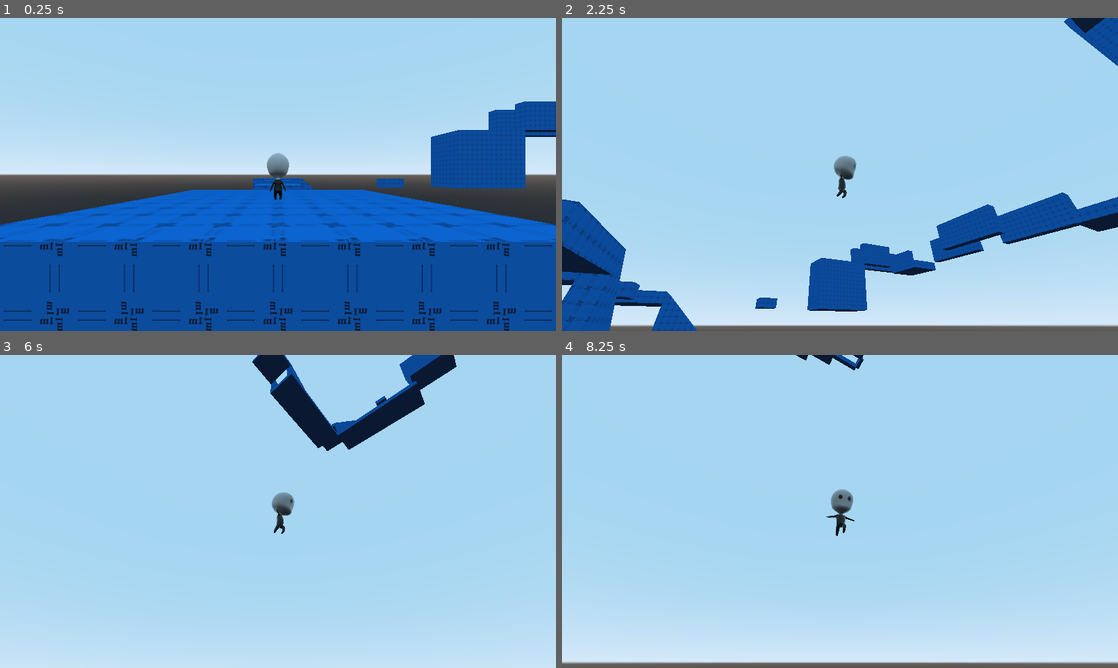
Above: before the commit, frames 1-4 (two rows, left to right).
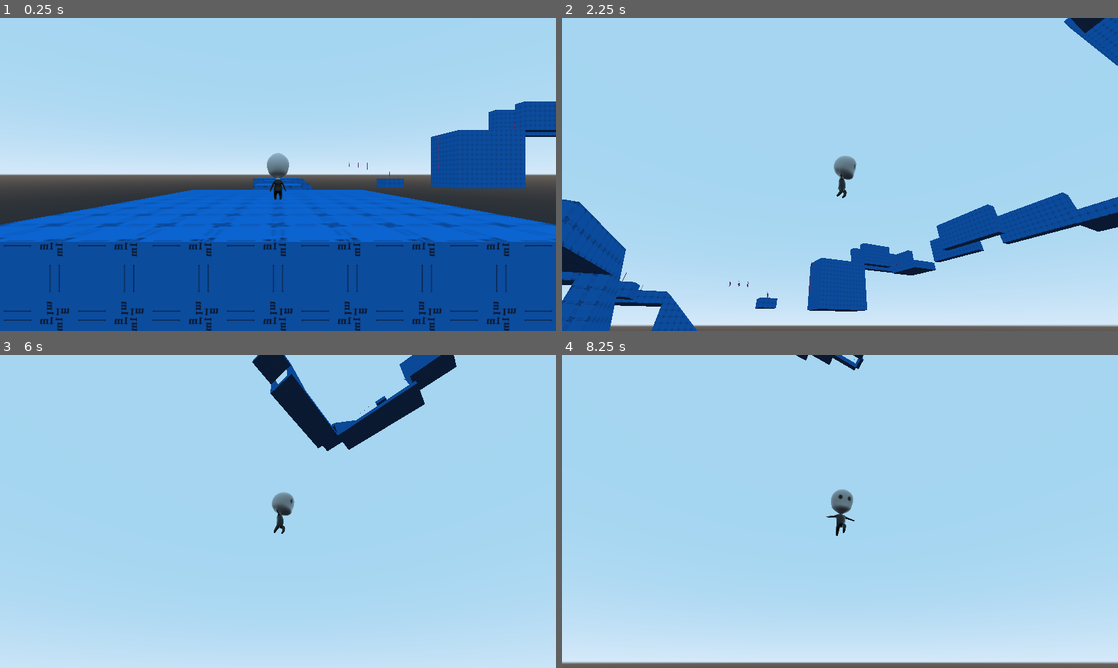
Above: after the commit, the same moments.

Repository: elegist/skyjumper
Game: Godot game, scene res://src/Main.tscn
The game is run twice, just before and just after one commit, with the same random seed, the same clock (stepped at 60 frames per second) and the same inputs.
Inputs (mouse positions are in pixels of both pictures, inside the frame that each line leads up to):
- Up to frame 1 (0.25 s): no input
- Up to frame 2 (2.25 s): move the mouse to (962, 158) at 0.52 s; hold D (move_right) 0.53-1.28 s; hold Shift (dash) 0.53-1.28 s; tap Space (jump) at 0.77, 1.52 s; move the mouse to (728, 190) at 1.27 s; hold S (move_down) 1.28-2.03 s; tap Shift (dash) at 1.35 s; move the mouse to (895, 105) at 2.02 s; hold D (move_right) from 2.03 s (still down); hold Shift (dash) from 2.03 s (still down)
- Up to frame 3 (6 s): move the mouse to (250, 574) at 2.77 s; release D (move_right) at 2.78 s; release Shift (dash) at 2.78 s; hold W (move_up) 2.78-3.53 s; tap Shift (dash) at 2.85, 4.35, 5.85 s; tap Space (jump) at 3.02, 3.77, 4.25, 4.52 s; tap Enter at 3.5, 5.75 s; move the mouse to (444, 558) at 3.52 s; hold Shift (dash) 3.53-4.28 s; hold A (move_left) 3.53-5.03 s; move the mouse to (111, 464) at 4.27 s; move the mouse to (305, 511) at 5.02 s; hold S (move_down) 5.03-5.78 s; hold Shift (dash) 5.03-5.78 s; move the mouse to (194, 433) at 5.77 s; hold D (move_right) from 5.78 s (still down)
- Up to frame 4 (8.25 s): tap Space (jump) at 6.02, 6.77, 7.25, 7.52 s; move the mouse to (962, 495) at 6.52 s; release D (move_right) at 6.53 s; hold W (move_up) 6.53-7.28 s; hold Shift (dash) 6.53-7.28 s; move the mouse to (728, 527) at 7.27 s; hold D (move_right) 7.28-8.03 s; tap Shift (dash) at 7.35 s; move the mouse to (895, 442) at 8.02 s; hold S (move_down) from 8.03 s (still down); hold Shift (dash) from 8.03 s (still down)

The runs differ from the first frame. In frame 1, less than 0.1% of the frame differs, in the area x 49-93%, y 33-52%; in frame 2, less than 0.1%, in the area x 10-61%, y 78-90%; in frame 3, less than 0.1%; in frame 4, less than 0.1%.

Commit message:
Add feathers

Diff:
--- /dev/null
+++ b/assets/noisetexture/noisetexture.tres
@@ -0,0 +1,7 @@
+[gd_resource type="NoiseTexture" load_steps=2 format=2]
+
+[sub_resource type="OpenSimplexNoise" id=1]
+
+[resource]
+seamless = true
+noise = SubResource( 1 )
--- a/src/Main.tscn
+++ b/src/Main.tscn
@@ -1,8 +1,9 @@
-[gd_scene load_steps=4 format=2]
+[gd_scene load_steps=5 format=2]
 
 [ext_resource path="res://src/Main.gd" type="Script" id=1]
 [ext_resource path="res://src/player/Player.tscn" type="PackedScene" id=2]
 [ext_resource path="res://assets/prototypecubes/Material_007.material" type="Material" id=3]
+[ext_resource path="res://src/collectables/Feather.tscn" type="PackedScene" id=4]
 
 [node name="Main" type="Node"]
 script = ExtResource( 1 )
@@ -296,3 +297,68 @@
 polygon = PoolVector2Array( 0, -7, 0, 1, 0, 1, 9, -7 )
 depth = 2.0
 material = ExtResource( 3 )
+
+[node name="Feathers" type="Spatial" parent="Stage01"]
+
+[node name="Feather" parent="Stage01/Feathers" instance=ExtResource( 4 )]
+transform = Transform( 1, 0, 0, 0, 1, 0, 0, 0, 1, 0, 0, 12 )
+
+[node name="Feather2" parent="Stage01/Feathers" instance=ExtResource( 4 )]
+transform = Transform( 1, 0, 0, 0, 1, 0, 0, 0, 1, 0, -1, 20 )
+
+[node name="Feather3" parent="Stage01/Feathers" instance=ExtResource( 4 )]
+transform = Transform( 1, 0, 0, 0, 1, 0, 0, 0, 1, 0, 0, 28 )
+
+[node name="Feather4" parent="Stage01/Feathers" instance=ExtResource( 4 )]
+transform = Transform( 1, 0, 0, 0, 1, 0, 0, 0, 1, 0, 0, 42 )
+
+[node name="Feather5" parent="Stage01/Feathers" instance=ExtResource( 4 )]
+transform = Transform( -4.37114e-08, 0, -1, 0, 1, 0, 1, 0, -4.37114e-08, -16, 2, 42 )
+
+[node name="Feather6" parent="Stage01/Feathers" instance=ExtResource( 4 )]
+transform = Transform( -4.37114e-08, 0, -1, 0, 1, 0, 1, 0, -4.37114e-08, -18, 2, 42 )
+
+[node name="Feather7" parent="Stage01/Feathers" instance=ExtResource( 4 )]
+transform = Transform( -4.37114e-08, 0, -1, 0, 1, 0, 1, 0, -4.37114e-08, -20, 2, 42 )
+
+[node name="Feather8" parent="Stage01/Feathers" instance=ExtResource( 4 )]
+transform = Transform( -4.37114e-08, 0, -1, 0, 1, 0, 1, 0, -4.37114e-08, -25, 0, 42 )
+
+[node name="Feather9" parent="Stage01/Feathers" instance=ExtResource( 4 )]
+transform = Transform( -4.37114e-08, 0, -1, 0, 1, 0, 1, 0, -4.37114e-08, -36, 2, 42 )
+
+[node name="Feather10" parent="Stage01/Feathers" instance=ExtResource( 4 )]
+transform = Transform( -4.37114e-08, 0, -1, 0, 1, 0, 1, 0, -4.37114e-08, -36, 4, 42 )
+
+[node name="Feather11" parent="Stage01/Feathers" instance=ExtResource( 4 )]
+transform = Transform( -4.37114e-08, 0, -1, 0, 1, 0, 1, 0, -4.37114e-08, -36, 6, 42 )
+
+[node name="Feather12" parent="Stage01/Feathers" instance=ExtResource( 4 )]
+transform = Transform( -4.37114e-08, 0, -1, 0, 1, 0, 1, 0, -4.37114e-08, -36, 8, 42 )
+
+[node name="Feather13" parent="Stage01/Feathers" instance=ExtResource( 4 )]
+transform = Transform( -4.37114e-08, 0, -1, 0, 1, 0, 1, 0, -4.37114e-08, -54, 11, 43 )
+
+[node name="Feather14" parent="Stage01/Feathers" instance=ExtResource( 4 )]
+transform = Transform( -4.37114e-08, 0, -1, 0, 1, 0, 1, 0, -4.37114e-08, -56, 11, 43 )
+
+[node name="Feather15" parent="Stage01/Feathers" instance=ExtResource( 4 )]
+transform = Transform( -4.37114e-08, 0, -1, 0, 1, 0, 1, 0, -4.37114e-08, -58, 11, 43 )
+
+[node name="Feather16" parent="Stage01/Feathers" instance=ExtResource( 4 )]
+transform = Transform( -4.37114e-08, 0, -1, 0, 1, 0, 1, 0, -4.37114e-08, -60, 11, 43 )
+
+[node name="Feather17" parent="Stage01/Feathers" instance=ExtResource( 4 )]
+transform = Transform( -4.37114e-08, 0, -1, 0, 1, 0, 1, 0, -4.37114e-08, -62, 11, 43 )
+
+[node name="Feather18" parent="Stage01/Feathers" instance=ExtResource( 4 )]
+transform = Transform( -4.37114e-08, 0, -1, 0, 1, 0, 1, 0, -4.37114e-08, -64, 11, 43 )
+
+[node name="Feather19" parent="Stage01/Feathers" instance=ExtResource( 4 )]
+transform = Transform( -4.37114e-08, 0, -1, 0, 1, 0, 1, 0, -4.37114e-08, -66, 11, 43 )
+
+[node name="Feather20" parent="Stage01/Feathers" instance=ExtResource( 4 )]
+transform = Transform( -1, 0, 1.50996e-07, 0, 1, 0, -1.50996e-07, 0, -1, -66, 11, 41 )
+
+[node name="Feather21" parent="Stage01/Feathers" instance=ExtResource( 4 )]
+transform = Transform( -1, 0, 1.50996e-07, 0, 1, 0, -1.50996e-07, 0, -1, -66, 11, 39 )
--- /dev/null
+++ b/src/collectables/Feather.gd
@@ -0,0 +1,16 @@
+extends Area
+
+onready var collision_shape = $CollisionShape
+onready var animation_player = $feather/AnimationPlayer
+
+func _ready() -> void:
+	animation_player.play("Idle")
+
+func destroy() -> void:
+	queue_free()
+
+func _on_Feather_body_entered(body: Node) -> void:
+	if body.name == "Player":
+		collision_shape.disabled = true
+		body.add_collectable()
+		animation_player.play("Dissolve")
--- /dev/null
+++ b/src/collectables/Feather.tscn
@@ -0,0 +1,89 @@
+[gd_scene load_steps=7 format=2]
+
+[ext_resource path="res://src/collectables/MaterialFeather.tres" type="Material" id=1]
+[ext_resource path="res://assets/collectables/feather.glb" type="PackedScene" id=2]
+[ext_resource path="res://src/collectables/Feather.gd" type="Script" id=3]
+
+[sub_resource type="BoxShape" id=1]
+resource_local_to_scene = true
+extents = Vector3( 0.390534, 0.980612, 0.358022 )
+
+[sub_resource type="Animation" id=2]
+resource_name = "Dissolve"
+length = 1.1
+tracks/0/type = "value"
+tracks/0/path = NodePath("Feather:material/0:shader_param/Value")
+tracks/0/interp = 1
+tracks/0/loop_wrap = true
+tracks/0/imported = false
+tracks/0/enabled = true
+tracks/0/keys = {
+"times": PoolRealArray( 0, 1 ),
+"transitions": PoolRealArray( 0.5, 1 ),
+"update": 0,
+"values": [ -1.0, 1.0 ]
+}
+tracks/1/type = "method"
+tracks/1/path = NodePath("..")
+tracks/1/interp = 1
+tracks/1/loop_wrap = true
+tracks/1/imported = false
+tracks/1/enabled = true
+tracks/1/keys = {
+"times": PoolRealArray( 1.1 ),
+"transitions": PoolRealArray( 1 ),
+"values": [ {
+"args": [  ],
+"method": "destroy"
+} ]
+}
+
+[sub_resource type="Animation" id=3]
+resource_name = "Idle"
+length = 2.5
+loop = true
+tracks/0/type = "value"
+tracks/0/path = NodePath("Feather:translation")
+tracks/0/interp = 2
+tracks/0/loop_wrap = true
+tracks/0/imported = false
+tracks/0/enabled = true
+tracks/0/keys = {
+"times": PoolRealArray( 0, 0.5, 1 ),
+"transitions": PoolRealArray( 1, 1, 1 ),
+"update": 0,
+"values": [ Vector3( 0, 0, 0 ), Vector3( 0, 0.2, 0 ), Vector3( 0, 0, 0 ) ]
+}
+tracks/1/type = "value"
+tracks/1/path = NodePath("Feather:rotation_degrees")
+tracks/1/interp = 2
+tracks/1/loop_wrap = true
+tracks/1/imported = false
+tracks/1/enabled = true
+tracks/1/keys = {
+"times": PoolRealArray( 0, 1.5, 2, 2.5 ),
+"transitions": PoolRealArray( 1, 1, 1, 1 ),
+"update": 0,
+"values": [ Vector3( 0, 0, 0 ), Vector3( 0, 0, 0 ), Vector3( 0, 180, 0 ), Vector3( 0, 0, 0 ) ]
+}
+
+[node name="Feather" type="Area"]
+script = ExtResource( 3 )
+
+[node name="CollisionShape" type="CollisionShape" parent="."]
+transform = Transform( 1, 0, 0, 0, 1, 0, 0, 0, 1, 0, 0.727275, 0 )
+shape = SubResource( 1 )
+
+[node name="feather" parent="." instance=ExtResource( 2 )]
+
+[node name="Feather" parent="feather" index="0"]
+transform = Transform( 0.0699897, 0, -0.00120341, 0, 0.07, 0, 0.00120341, 0, 0.0699897, 0, 0.0665418, 0 )
+material/0 = ExtResource( 1 )
+
+[node name="AnimationPlayer" type="AnimationPlayer" parent="feather"]
+anims/Dissolve = SubResource( 2 )
+anims/Idle = SubResource( 3 )
+
+[connection signal="body_entered" from="." to="." method="_on_Feather_body_entered"]
+
+[editable path="feather"]
--- /dev/null
+++ b/src/collectables/MaterialFeather.tres
@@ -0,0 +1,163 @@
+[gd_resource type="ShaderMaterial" load_steps=17 format=2]
+
+[ext_resource path="res://assets/noisetexture/noisetexture.tres" type="Texture" id=1]
+
+[sub_resource type="VisualShaderNodeScalarOp" id=1]
+default_input_values = [ 0, 0.0, 1, 0.05 ]
+operator = 1
+
+[sub_resource type="VisualShaderNodeScalarOp" id=2]
+default_input_values = [ 0, 1.0, 1, 0.0 ]
+operator = 1
+
+[sub_resource type="VisualShaderNodeScalarFunc" id=3]
+function = 29
+
+[sub_resource type="VisualShaderNodeVectorOp" id=4]
+output_port_for_preview = 0
+operator = 2
+
+[sub_resource type="VisualShaderNodeColorConstant" id=5]
+constant = Color( 0.389648, 0, 0.299086, 1 )
+
+[sub_resource type="VisualShaderNodeColorConstant" id=6]
+constant = Color( 0.447266, 0.0838623, 0.335122, 1 )
+
+[sub_resource type="VisualShaderNodeScalarUniform" id=7]
+uniform_name = "Value"
+
+[sub_resource type="VisualShaderNodeInput" id=8]
+output_port_for_preview = 0
+input_name = "uv"
+
+[sub_resource type="VisualShaderNodeInput" id=9]
+input_name = "time"
+
+[sub_resource type="VisualShaderNodeScalarFunc" id=10]
+output_port_for_preview = 0
+default_input_values = [ 0, 1.0 ]
+function = 0
+
+[sub_resource type="VisualShaderNodeScalarOp" id=11]
+default_input_values = [ 0, 0.0, 1, 2.0 ]
+operator = 3
+
+[sub_resource type="VisualShaderNodeTexture" id=12]
+texture = ExtResource( 1 )
+
+[sub_resource type="VisualShaderNodeScalarOp" id=13]
+operator = 1
+
+[sub_resource type="VisualShaderNodeScalarFunc" id=14]
+function = 29
+
+[sub_resource type="VisualShader" id=15]
+code = "shader_type spatial;
+render_mode depth_draw_alpha_prepass, cull_disabled, specular_schlick_ggx;
+
+uniform sampler2D tex_frg_7;
+uniform float Value;
+
+
+
+void vertex() {
+// Output:0
+
+}
+
+void fragment() {
+// Color:15
+	vec3 n_out15p0 = vec3(0.447266, 0.083862, 0.335122);
+	float n_out15p1 = 1.000000;
+
+// Input:2
+	vec3 n_out2p0 = vec3(UV, 0.0);
+
+// Texture:7
+	vec4 tex_frg_7_read = texture(tex_frg_7, n_out2p0.xy);
+	vec3 n_out7p0 = tex_frg_7_read.rgb;
+	float n_out7p1 = tex_frg_7_read.a;
+
+// ScalarUniform:16
+	float n_out16p0 = Value;
+
+// ScalarFunc:4
+	float n_out4p0 = sin(n_out16p0);
+
+// ScalarOp:5
+	float n_in5p1 = 2.00000;
+	float n_out5p0 = n_out4p0 / n_in5p1;
+
+// ScalarOp:8
+	float n_out8p0 = dot(n_out7p0, vec3(0.333333, 0.333333, 0.333333)) - n_out5p0;
+
+// ScalarFunc:9
+	float n_out9p0 = roundEven(n_out8p0);
+
+// ScalarOp:10
+	float n_in10p1 = 0.05000;
+	float n_out10p0 = n_out8p0 - n_in10p1;
+
+// ScalarOp:11
+	float n_in11p0 = 1.00000;
+	float n_out11p0 = n_in11p0 - n_out10p0;
+
+// ScalarFunc:12
+	float n_out12p0 = roundEven(n_out11p0);
+
+// Color:14
+	vec3 n_out14p0 = vec3(0.389648, 0.000000, 0.299086);
+	float n_out14p1 = 1.000000;
+
+// VectorOp:13
+	vec3 n_out13p0 = vec3(n_out12p0) * n_out14p0;
+
+// Output:0
+	ALBEDO = n_out15p0;
+	ALPHA = n_out9p0;
+	EMISSION = n_out13p0;
+
+}
+
+void light() {
+// Output:0
+
+}
+"
+graph_offset = Vector2( -336, -35.5 )
+modes/cull = 2
+modes/depth_draw = 3
+nodes/fragment/2/node = SubResource( 8 )
+nodes/fragment/2/position = Vector2( -900, 120 )
+nodes/fragment/3/node = SubResource( 9 )
+nodes/fragment/3/position = Vector2( -1160, 140 )
+nodes/fragment/4/node = SubResource( 10 )
+nodes/fragment/4/position = Vector2( -920, 320 )
+nodes/fragment/5/node = SubResource( 11 )
+nodes/fragment/5/position = Vector2( -700, 320 )
+nodes/fragment/7/node = SubResource( 12 )
+nodes/fragment/7/position = Vector2( -700, 60 )
+nodes/fragment/8/node = SubResource( 13 )
+nodes/fragment/8/position = Vector2( -500, 160 )
+nodes/fragment/9/node = SubResource( 14 )
+nodes/fragment/9/position = Vector2( -20, 180 )
+nodes/fragment/10/node = SubResource( 1 )
+nodes/fragment/10/position = Vector2( -340, 360 )
+nodes/fragment/11/node = SubResource( 2 )
+nodes/fragment/11/position = Vector2( -180, 360 )
+nodes/fragment/12/node = SubResource( 3 )
+nodes/fragment/12/position = Vector2( -20, 360 )
+nodes/fragment/13/node = SubResource( 4 )
+nodes/fragment/13/position = Vector2( 180, 360 )
+nodes/fragment/14/node = SubResource( 5 )
+nodes/fragment/14/position = Vector2( 0, 460 )
+nodes/fragment/15/node = SubResource( 6 )
+nodes/fragment/15/position = Vector2( 40, 40 )
+nodes/fragment/16/node = SubResource( 7 )
+nodes/fragment/16/position = Vector2( -1160, 320 )
+nodes/fragment/connections = PoolIntArray( 4, 0, 5, 0, 2, 0, 7, 0, 7, 0, 8, 0, 8, 0, 9, 0, 5, 0, 8, 1, 9, 0, 0, 1, 8, 0, 10, 0, 10, 0, 11, 1, 11, 0, 12, 0, 12, 0, 13, 0, 14, 0, 13, 1, 13, 0, 0, 5, 15, 0, 0, 0, 16, 0, 4, 0 )
+
+[resource]
+resource_local_to_scene = true
+shader = SubResource( 15 )
+shader_param/Value = -1.0
--- a/src/player/Player.gd
+++ b/src/player/Player.gd
@@ -38,6 +38,8 @@
 var orientation = Transform()
 
 var snap_vector: Vector3 = Vector3.ZERO
+
+var count = 0
 
 onready var mesh = $Mesh
 
@@ -234,3 +236,7 @@
 func _on_WallRunTimer_timeout() -> void:
 	timer_wall_run.stop()
 	can_wall_run = false
+
+func add_collectable() -> void:
+	count += 1
+	print(count)
--- a/src/player/Player.tscn
+++ b/src/player/Player.tscn
@@ -1287,7 +1287,7 @@
 input_2/auto_advance = false
 
 [sub_resource type="AnimationNodeBlendTree" id=23]
-graph_offset = Vector2( -630, 10.5 )
+graph_offset = Vector2( -501, 43.5 )
 nodes/Dash/node = SubResource( 10 )
 nodes/Dash/position = Vector2( -80, 640 )
 nodes/Fall/node = SubResource( 11 )
Binary file added: assets/collectables/feather.glb
Not shown, added: assets/collectables/feather.glb.import
Not shown: 9 places in src/player/Player.tscn that only renumber resources
